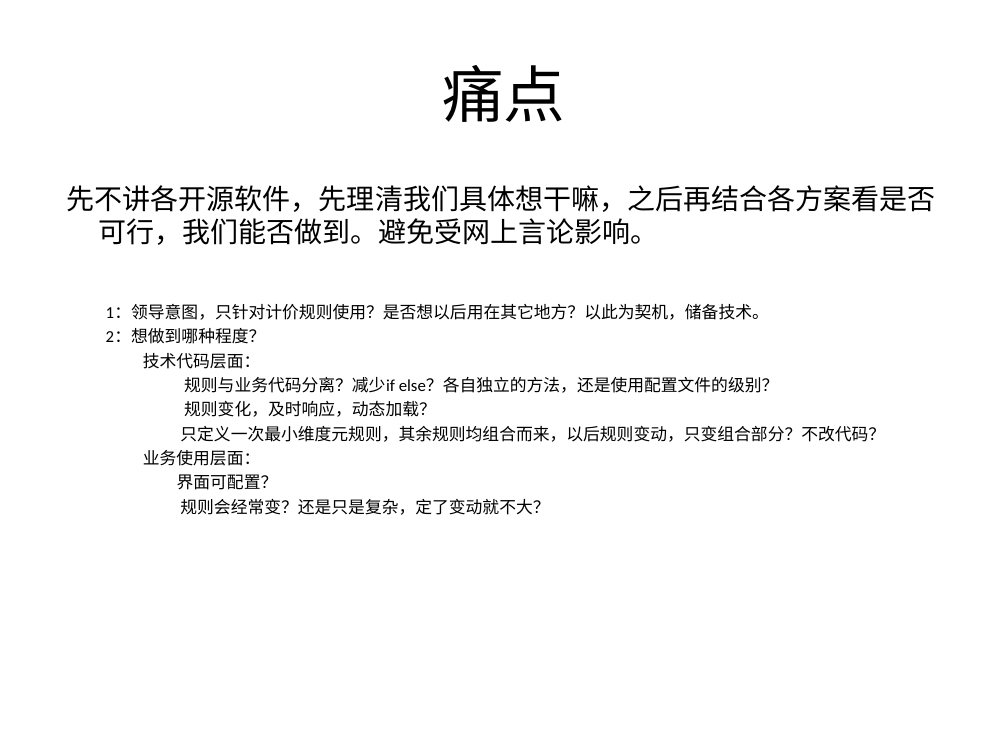
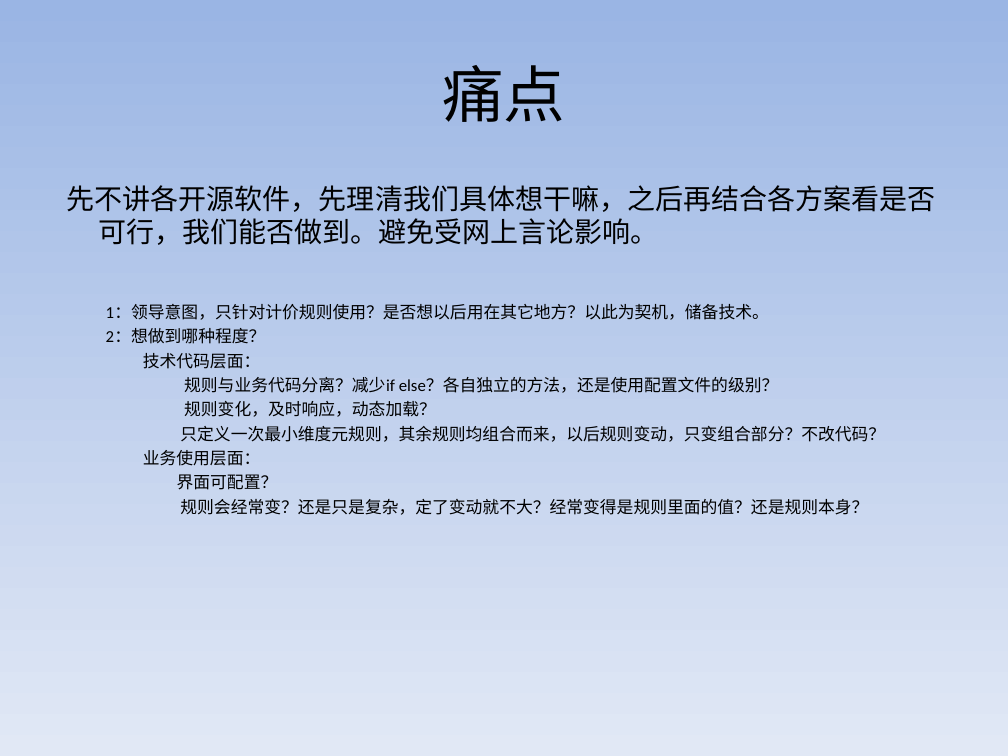
Before and after one commit to wang-xiao-dong/ruleEngine, a slide deck: slide 6 of springboot-drools-reload-rules/src/main/resources/规则引擎技术调研.ppt. Drawn at 1008x756 pixels with LibreOffice and Linux fonts; fonts in the diff are those of the drawing; background and template pictures are left out. Boxes give left, top, right and bottom in pixels: in the first picture for what was removed or moved away, otherwise in the second. Text is boxed around its words. In the diff, an @@ line names an element or a change of style, - is before the commit and + after.

```diff
--- a/springboot-drools-reload-rules/src/main/resources/规则引擎技术调研.ppt
+++ b/springboot-drools-reload-rules/src/main/resources/规则引擎技术调研.ppt
@@ background picture (left out) to gradient #9AB5E4 to #E1E8F5 @@
@@ text at (x1=180, y1=499, x2=868, y2=515): text changed @@
-规则会经常变？还是只是复杂，定了变动就不大？
+规则会经常变？还是只是复杂，定了变动就不大？经常变得是规则里面的值？还是规则本身？
```
Also in this commit, not shown: 11 other slides changed, 10 other files.
